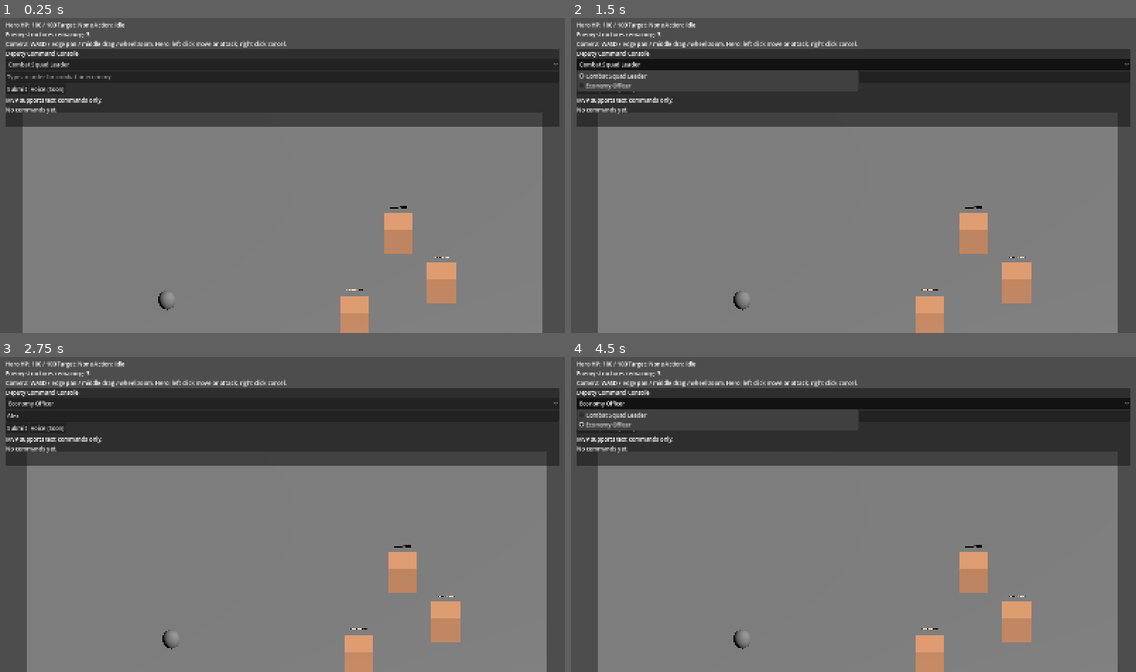
Above: before the commit, frames 1-4 (two rows, left to right).
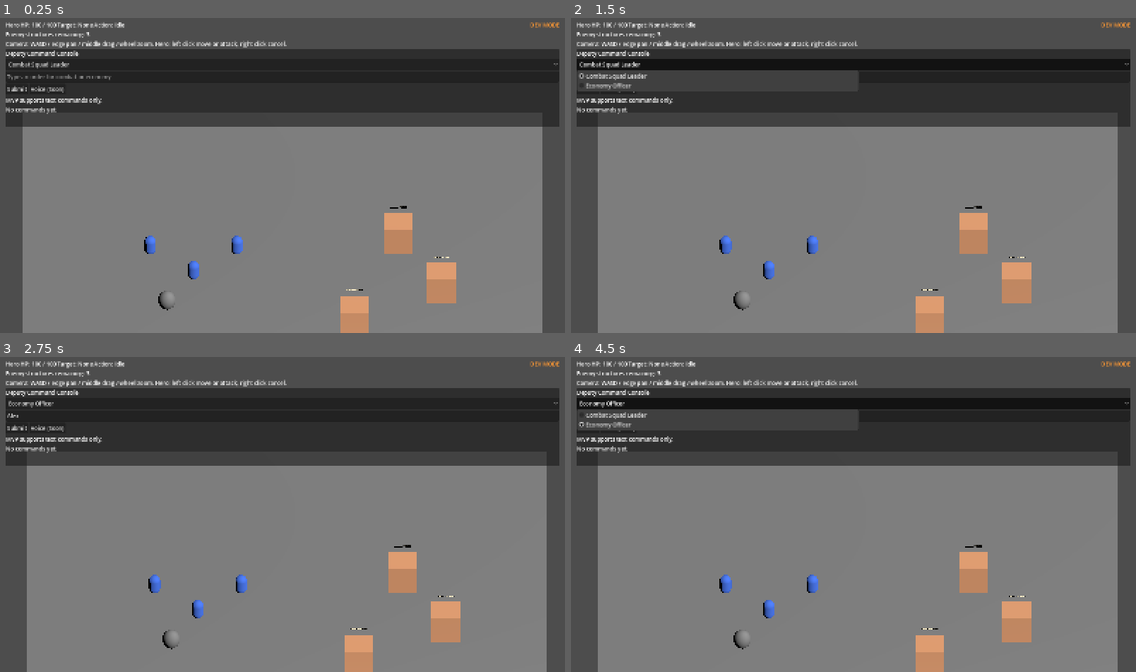
Above: after the commit, the same moments.

Repository: yanlinyi101/War-Buddy
Game: Godot game, scene res://scenes/main.tscn
The game is run twice, just before and just after one commit, with the same random seed, the same clock (stepped at 60 frames per second) and the same inputs.
Inputs (mouse positions are in pixels of both pictures, inside the frame that each line leads up to):
- Up to frame 1 (0.25 s): no input
- Up to frame 2 (1.5 s): click (853, 77) at 0.52 s; type "Alex" at 0.6 s; click "Combat Squad Leader" at 1.25 s
- Up to frame 3 (2.75 s): click "Submit" at 2 s
- Up to frame 4 (4.5 s): click "Economy Officer" at 2.75 s; click "Voice (Soon)" at 3.5 s; click "Economy Officer" at 4.25 s

The runs differ from the first frame. In frame 1, 0.4% of the frame differs, in the area x 25-99%, y 1-83%; in frame 2, 0.4%, in the area x 26-99%, y 1-83%; in frame 3, 0.4%; in frame 4, 0.4%.

Commit message:
feat(godot): wire SquadUnits + DevSquadController into bootstrap, add HUD DEV MODE label
Bootstrap now spawns three SquadUnits offset (-3,0,0) / (3,0,0) / (0,0,3)
from the hero and, when OS.is_debug_build() is true, instantiates the
DevSquadController and flips the new HudRoot/DevModeLabel visible.

The plan separated Task 4 (bootstrap) and Task 5 (HUD label) into two
commits; in practice bootstrap.gd's call to hud.show_dev_label() must
land in the same commit as the method itself, otherwise headless boot
errors. Folding them avoids leaving the tree in a non-running state.

Co-Authored-By: Claude Opus 4.7 <noreply@anthropic.com>

Diff:
--- a/godot/scenes/main.tscn
+++ b/godot/scenes/main.tscn
@@ -109,6 +109,20 @@
 text = "No commands yet."
 fit_content = true
 
+[node name="DevModeLabel" type="Label" parent="HudRoot" unique_id=782341900]
+unique_name_in_owner = true
+visible = false
+anchor_left = 1.0
+anchor_right = 1.0
+offset_left = -160.0
+offset_top = 16.0
+offset_right = -16.0
+offset_bottom = 40.0
+text = "DEV MODE"
+horizontal_alignment = 2
+modulate = Color(1, 0.6, 0.2, 1)
+mouse_filter = 2
+
 [node name="VictoryOverlay" type="ColorRect" parent="HudRoot" unique_id=2110181169]
 unique_name_in_owner = true
 visible = false
--- a/godot/scripts/bootstrap.gd
+++ b/godot/scripts/bootstrap.gd
@@ -2,6 +2,9 @@
 
 const CommandLogModelScript = preload("res://scripts/command_log_model.gd")
 const MatchStateScript = preload("res://scripts/match_state.gd")
+const SquadUnitScene = preload("res://scenes/squad_unit.tscn")
+const SelectionSetScript = preload("res://scripts/squads/selection_set.gd")
+const DevSquadControllerScript = preload("res://scripts/dev/dev_squad_controller.gd")
 
 @onready var world: Node3D = $World
 @onready var hero = $World/CommanderHero
@@ -10,6 +13,8 @@
 
 var command_log = null
 var match_state = null
+var selection_set = null
+var dev_controller = null
 
 func _ready() -> void:
 	match_state = MatchStateScript.new()
@@ -40,6 +45,16 @@
 	hud.update_buildings_remaining(match_state.enemy_buildings_remaining)
 	print("[RTSMVP] Bootstrap: hero=%s hud=%s buildings=%d" % [hero.name, hud.name, match_state.enemy_buildings_remaining])
 
+	selection_set = SelectionSetScript.new()
+	_spawn_squad_units()
+	if OS.is_debug_build():
+		dev_controller = DevSquadControllerScript.new()
+		dev_controller.name = "DevSquadController"
+		dev_controller.setup(selection_set, get_viewport().get_camera_3d(), world)
+		add_child(dev_controller)
+		hud.show_dev_label()
+		print("[RTSMVP] Bootstrap: dev squad controller active (debug build)")
+
 func _register_enemy_buildings() -> void:
 	for node in get_tree().get_nodes_in_group("enemy_buildings"):
 		match_state.register_enemy_building(node)
@@ -64,3 +79,13 @@
 	hud.show_victory()
 	hero.set_input_locked(true)
 	print("[RTSMVP] Victory triggered")
+
+func _spawn_squad_units() -> void:
+	if hero == null:
+		return
+	var offsets := [Vector3(-3, 0, 0), Vector3(3, 0, 0), Vector3(0, 0, 3)]
+	for i in offsets.size():
+		var unit = SquadUnitScene.instantiate()
+		unit.unit_id = "squad_%s" % char(97 + i)  # squad_a, squad_b, squad_c
+		unit.position = hero.global_position + offsets[i]
+		world.add_child(unit)
--- a/godot/scripts/hud_root.gd
+++ b/godot/scripts/hud_root.gd
@@ -14,6 +14,7 @@
 @onready var voice_status_label: Label = %VoiceStatusLabel
 @onready var victory_overlay: Control = %VictoryOverlay
 @onready var help_label: Label = %HelpLabel
+@onready var dev_mode_label: Label = %DevModeLabel
 
 func _ready() -> void:
 	channel_selector.clear()
@@ -25,6 +26,10 @@
 	%SubmitButton.pressed.connect(_on_submit_pressed)
 	%VoiceButton.pressed.connect(_on_voice_pressed)
 	command_input.text_submitted.connect(_on_text_submitted)
+
+func show_dev_label() -> void:
+	if dev_mode_label != null:
+		dev_mode_label.visible = true
 
 func bind_hero_state(hero_state) -> void:
 	hero_state.health_changed.connect(_on_hero_health_changed)
